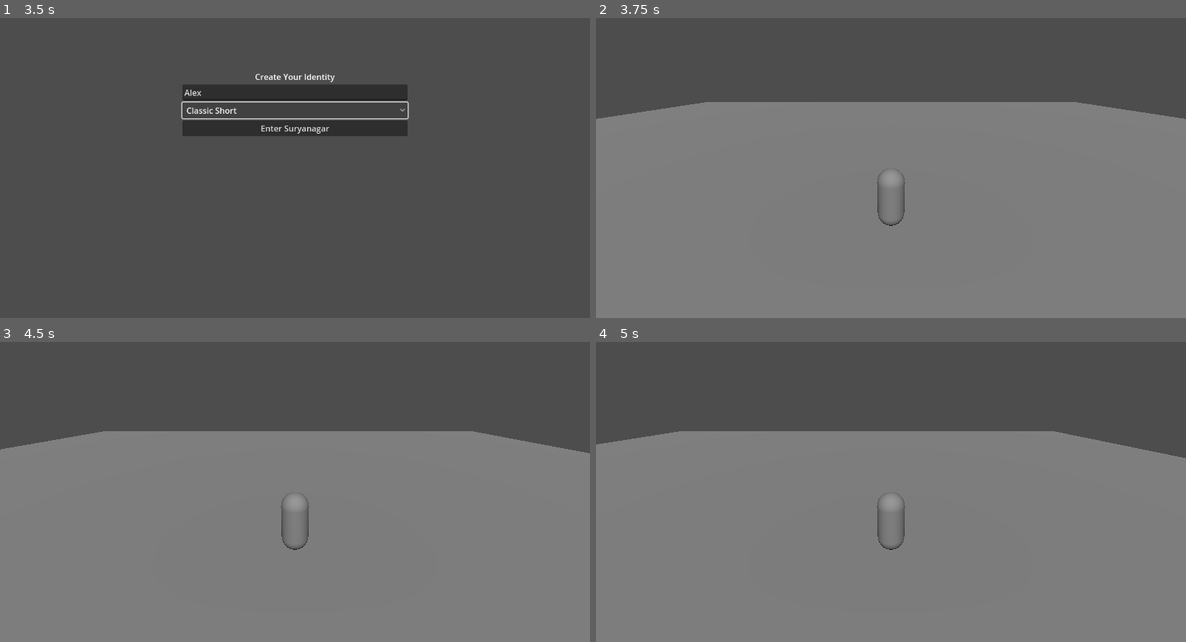
Above: before the commit, frames 1-4 (two rows, left to right).
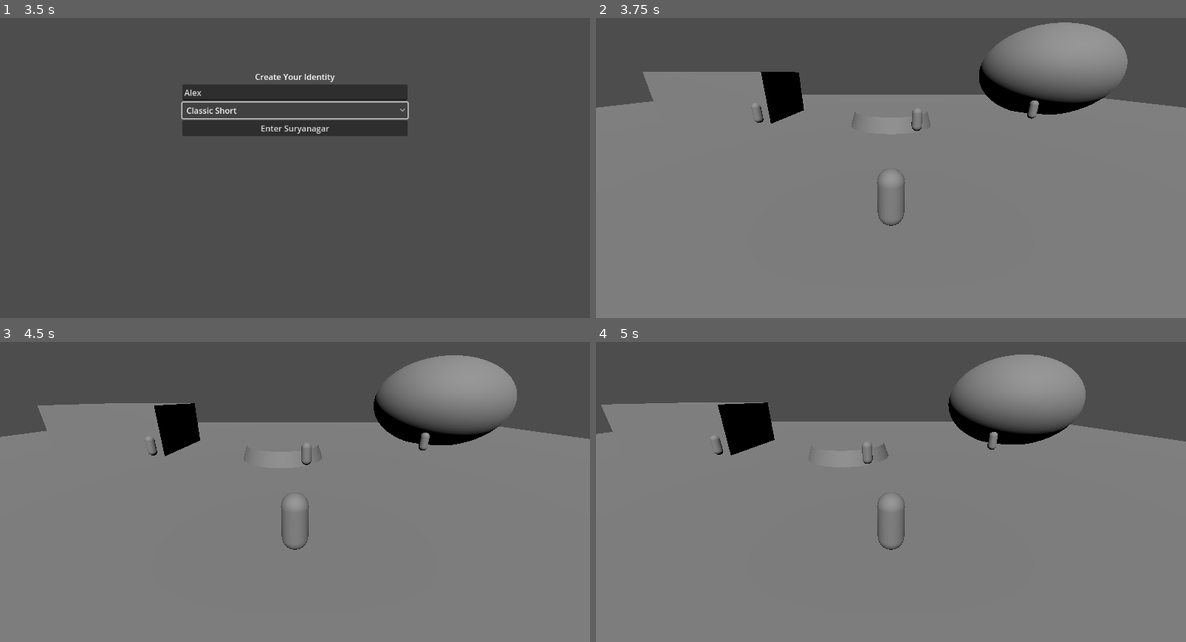
Above: after the commit, the same moments.

Repository: dhundhwana-arch/EVERYVERSE-GAME
Game: Godot game, scene res://scenes/MainMenu.tscn
The game is run twice, just before and just after one commit, with the same random seed, the same clock (stepped at 60 frames per second) and the same inputs. The project has no main scene, so this scene is started directly.
Inputs (mouse positions are in pixels of both pictures, inside the frame that each line leads up to):
- Up to frame 1 (3.5 s): click "Start Journey" at 0.5 s; click (295, 93) at 1.27 s; type "Alex" at 1.35 s; click "Classic Short" at 2 s; click "Classic Short" at 2.75 s
- Up to frame 2 (3.75 s): click "Enter Suryanagar" at 3.5 s
- Up to frame 3 (4.5 s): tap Enter (ui_accept) at 4.25 s; move the mouse to (424, 459) at 4.27 s; hold Right (ui_right) from 4.28 s (still down); hold Enter (ui_accept) from 4.28 s (still down); click (424, 459) at 4.42 s
- Up to frame 4 (5 s): keep holding Right (ui_right); keep holding Enter (ui_accept)

Frame 1 is identical in both runs. In frame 2, 9.5% of the frame differs, in the area x 0-100%, y 1-38%; in frame 3, 9.5%; in frame 4, 9.8%, in the area x 0-100%, y 4-41%.

Commit message:
feat: LIFEVERSE 2070 v0.3.0 3D landmarks, NPC dialogue engine & interactive dashboards

Diff:
--- a/01_GAME/localization/messages.csv
+++ b/01_GAME/localization/messages.csv
@@ -9,3 +9,8 @@
 WARNING_1,Warning 1: Your message was blocked for violating community safety rules.,ચેતવણી ૧: સુરક્ષા નિયમોના ઉલ્લંઘન બદલ તમારો સંદેશ રોકવામાં આવ્યો છે.,चेतावनी 1: सामुदायिक सुरक्षा नियमों के उल्लंघन के कारण आपका संदेश रोक दिया गया है।
 WARNING_2,Warning 2: Temporary chat restriction applied.,ચેતવણી ૨: અસ્થાયી ચેટ પ્રતિબંધ લાગુ કરવામાં આવ્યો છે.,चेतावनी 2: अस्थायी चैट प्रतिबंध लागू किया गया है।
 APPEAL_SUBMITTED,Your moderation appeal has been submitted for human review.,તમારી અપીલ માનવ સમીક્ષા માટે મોકલવામાં આવી છે.,आपकी अपील मानव समीक्षा के लिए भेज दी गई है।
+NPC_PROMPT,Choose how you would like to interact:,તમે કેવી રીતે વાતચીત કરવા માંગો છો તે પસંદ કરો:,चुनें कि आप कैसे बातचीत करना चाहते हैं:
+NPC_GREET,Greet,નમસ્તે કહો,नमस्ते कहें
+NPC_JOKE,Hear a Joke,રમૂજ સાંભળો,मज़ाक सुनें
+NPC_HELP,Help with Quest,મદદ કરો (ક્વેસ્ટ),मदद करें (क्वेस्ट)
+BTN_CLOSE,Close,બંધ કરો,बंद करें
--- a/01_GAME/scenes/SuryanagarPlaza.tscn
+++ b/01_GAME/scenes/SuryanagarPlaza.tscn
@@ -1,12 +1,14 @@
-[gd_scene load_steps=6 format=3]
+[gd_scene load_steps=11 format=3]
 
 [ext_resource type="Script" path="res://scripts/PlayerController.gd" id="1_player"]
+[ext_resource type="Script" path="res://scripts/NpcInteractable.gd" id="2_npc"]
+[ext_resource type="Script" path="res://scripts/DialogueUI.gd" id="3_dlg"]
 
 [sub_resource type="BoxShape3D" id="BoxShape3D_ground"]
-size = Vector3(60, 1, 60)
+size = Vector3(80, 1, 80)
 
 [sub_resource type="BoxMesh" id="BoxMesh_ground"]
-size = Vector3(60, 1, 60)
+size = Vector3(80, 1, 80)
 
 [sub_resource type="CapsuleShape3D" id="CapsuleShape3D_player"]
 radius = 0.4
@@ -16,10 +18,25 @@
 radius = 0.4
 height = 1.8
 
+[sub_resource type="SphereMesh" id="SphereMesh_dome"]
+radius = 7.0
+height = 10.0
+
+[sub_resource type="CylinderMesh" id="CylinderMesh_fountain"]
+top_radius = 3.2
+bottom_radius = 3.6
+height = 1.2
+
+[sub_resource type="BoxMesh" id="BoxMesh_cafe"]
+size = Vector3(10, 4.5, 8)
+
+[sub_resource type="SphereShape3D" id="SphereShape3D_interact"]
+radius = 3.0
+
 [node name="SuryanagarPlaza" type="Node3D"]
 
 [node name="SunLight" type="DirectionalLight3D" parent="."]
-transform = Transform3D(1, 0, 0, 0, 0.707107, 0.707107, 0, -0.707107, 0.707107, 0, 20, 0)
+transform = Transform3D(1, 0, 0, 0, 0.707107, 0.707107, 0, -0.707107, 0.707107, 0, 24, 0)
 
 [node name="Ground" type="StaticBody3D" parent="."]
 transform = Transform3D(1, 0, 0, 0, 1, 0, 0, 0, 1, 0, -0.5, 0)
@@ -30,8 +47,60 @@
 [node name="MeshInstance3D" type="MeshInstance3D" parent="Ground"]
 mesh = SubResource("BoxMesh_ground")
 
+[node name="Landmarks" type="Node3D" parent="."]
+
+[node name="NavabharatUniversityDome" type="MeshInstance3D" parent="Landmarks"]
+transform = Transform3D(1, 0, 0, 0, 1, 0, 0, 0, 1, 18, 4.5, -18)
+mesh = SubResource("SphereMesh_dome")
+
+[node name="CivicFountain" type="MeshInstance3D" parent="Landmarks"]
+transform = Transform3D(1, 0, 0, 0, 1, 0, 0, 0, 1, 0, 0.6, -10)
+mesh = SubResource("CylinderMesh_fountain")
+
+[node name="SkylineSolarCafe" type="MeshInstance3D" parent="Landmarks"]
+transform = Transform3D(1, 0, 0, 0, 1, 0, 0, 0, 1, -16, 2.25, -14)
+mesh = SubResource("BoxMesh_cafe")
+
+[node name="NPCs" type="Node3D" parent="."]
+
+[node name="DrMeera" type="Area3D" parent="NPCs"]
+transform = Transform3D(1, 0, 0, 0, 1, 0, 0, 0, 1, 14, 1.0, -12)
+script = ExtResource("2_npc")
+npc_id = "dr_meera"
+npc_display_name = "Dr. Meera Patel"
+
+[node name="Mesh" type="MeshInstance3D" parent="NPCs/DrMeera"]
+mesh = SubResource("CapsuleMesh_player")
+
+[node name="Zone" type="CollisionShape3D" parent="NPCs/DrMeera"]
+shape = SubResource("SphereShape3D_interact")
+
+[node name="RameshKaka" type="Area3D" parent="NPCs"]
+transform = Transform3D(1, 0, 0, 0, 1, 0, 0, 0, 1, -12, 1.0, -10)
+script = ExtResource("2_npc")
+npc_id = "kaka_chai"
+npc_display_name = "Ramesh Kaka"
+
+[node name="Mesh" type="MeshInstance3D" parent="NPCs/RameshKaka"]
+mesh = SubResource("CapsuleMesh_player")
+
+[node name="Zone" type="CollisionShape3D" parent="NPCs/RameshKaka"]
+shape = SubResource("SphereShape3D_interact")
+
+[node name="InspectorKabir" type="Area3D" parent="NPCs"]
+transform = Transform3D(1, 0, 0, 0, 1, 0, 0, 0, 1, 2, 1.0, -7)
+script = ExtResource("2_npc")
+npc_id = "officer_kabir"
+npc_display_name = "Inspector Kabir Rao"
+
+[node name="Mesh" type="MeshInstance3D" parent="NPCs/InspectorKabir"]
+mesh = SubResource("CapsuleMesh_player")
+
+[node name="Zone" type="CollisionShape3D" parent="NPCs/InspectorKabir"]
+shape = SubResource("SphereShape3D_interact")
+
 [node name="Player" type="CharacterBody3D" parent="."]
-transform = Transform3D(1, 0, 0, 0, 1, 0, 0, 0, 1, 0, 1.0, 0)
+transform = Transform3D(1, 0, 0, 0, 1, 0, 0, 0, 1, 0, 1.0, 4)
 script = ExtResource("1_player")
 
 [node name="CollisionShape3D" type="CollisionShape3D" parent="Player"]
@@ -45,3 +114,47 @@
 
 [node name="Camera3D" type="Camera3D" parent="Player/CameraPivot"]
 transform = Transform3D(1, 0, 0, 0, 0.939693, 0.34202, 0, -0.34202, 0.939693, 0, 2.0, 5.5)
+
+[node name="HUD" type="CanvasLayer" parent="."]
+
+[node name="DialoguePanel" type="PanelContainer" parent="HUD"]
+anchors_preset = 12
+anchor_top = 1.0
+anchor_right = 1.0
+anchor_bottom = 1.0
+offset_left = 40.0
+offset_top = -180.0
+offset_right = -40.0
+offset_bottom = -20.0
+script = ExtResource("3_dlg")
+
+[node name="VBox" type="VBoxContainer" parent="HUD/DialoguePanel"]
+layout_mode = 2
+
+[node name="SpeakerLabel" type="Label" parent="HUD/DialoguePanel/VBox"]
+layout_mode = 2
+text = "NPC"
+
+[node name="DialogueText" type="Label" parent="HUD/DialoguePanel/VBox"]
+layout_mode = 2
+text = "NPC_PROMPT"
+autowrap_mode = 3
+
+[node name="Buttons" type="HBoxContainer" parent="HUD/DialoguePanel/VBox"]
+layout_mode = 2
+
+[node name="GreetBtn" type="Button" parent="HUD/DialoguePanel/VBox/Buttons"]
+layout_mode = 2
+text = "NPC_GREET"
+
+[node name="JokeBtn" type="Button" parent="HUD/DialoguePanel/VBox/Buttons"]
+layout_mode = 2
+text = "NPC_JOKE"
+
+[node name="HelpBtn" type="Button" parent="HUD/DialoguePanel/VBox/Buttons"]
+layout_mode = 2
+text = "NPC_HELP"
+
+[node name="CloseBtn" type="Button" parent="HUD/DialoguePanel/VBox/Buttons"]
+layout_mode = 2
+text = "BTN_CLOSE"
--- /dev/null
+++ b/01_GAME/scripts/DialogueUI.gd
@@ -0,0 +1,42 @@
+extends PanelContainer
+
+@onready var speaker_lbl: Label = $VBox/SpeakerLabel
+@onready var text_lbl: Label = $VBox/DialogueText
+@onready var greet_btn: Button = $VBox/Buttons/GreetBtn
+@onready var joke_btn: Button = $VBox/Buttons/JokeBtn
+@onready var help_btn: Button = $VBox/Buttons/HelpBtn
+@onready var close_btn: Button = $VBox/Buttons/CloseBtn
+
+var active_npc_id: String = ""
+
+func _ready() -> void:
+	add_to_group("dialogue_ui")
+	visible = false
+	greet_btn.pressed.connect(func(): _send_choice("greeting"))
+	joke_btn.pressed.connect(func(): _send_choice("joke"))
+	help_btn.pressed.connect(func(): _send_choice("help"))
+	close_btn.pressed.connect(func(): visible = false)
+
+func open_dialogue(npc_id: String, npc_name: String) -> void:
+	active_npc_id = npc_id
+	speaker_lbl.text = npc_name
+	text_lbl.text = tr("NPC_PROMPT")
+	visible = true
+	_send_choice("greeting")
+
+func _send_choice(choice: String) -> void:
+	if GameManager.access_token == "":
+		text_lbl.text = "Offline preview: Sign in to sync NPC quests with LIFEVERSE 2070 server."
+		return
+	var req := ApiClient.request_json("/npcs/talk", HTTPClient.METHOD_POST, {
+		"npc_id": active_npc_id,
+		"choice": choice,
+		"language": GameManager.current_language
+	})
+	req.request_completed.connect(_on_reply_received)
+
+func _on_reply_received(_res: int, code: int, _headers: PackedStringArray, body: PackedByteArray) -> void:
+	if code == 200:
+		var data = JSON.parse_string(body.get_string_from_utf8())
+		if typeof(data) == TYPE_DICTIONARY and data.has("reply"):
+			text_lbl.text = str(data["reply"])
--- /dev/null
+++ b/01_GAME/scripts/NpcInteractable.gd
@@ -0,0 +1,24 @@
+extends Area3D
+
+@export var npc_id: String = "dr_meera"
+@export var npc_display_name: String = "Dr. Meera Patel"
+
+var player_in_range: bool = false
+
+func _ready() -> void:
+	body_entered.connect(_on_body_entered)
+	body_exited.connect(_on_body_exited)
+
+func _on_body_entered(body: Node3D) -> void:
+	if body.name == "Player":
+		player_in_range = true
+
+func _on_body_exited(body: Node3D) -> void:
+	if body.name == "Player":
+		player_in_range = false
+
+func _unhandled_input(event: InputEvent) -> void:
+	if player_in_range and event.is_action_pressed("ui_accept"):
+		var ui := get_tree().get_first_node_in_group("dialogue_ui")
+		if ui and ui.has_method("open_dialogue"):
+			ui.open_dialogue(npc_id, npc_display_name)
Not shown, added: 03_DATABASE/migrations/004_patch_v0_3_0_migration.sql
Not shown, changed: 03_DATABASE/schemas/001_initial_postgresql.sql
Not shown, changed: 03_DATABASE/schemas/002_sqlite_compatible.sql
Not shown, changed: 04_WEBSITE/index.html
Not shown, changed: 05_ADMIN_PANEL/founder_dashboard.html
Not shown, added: PATCH_MANIFEST_v0.3.0.md
